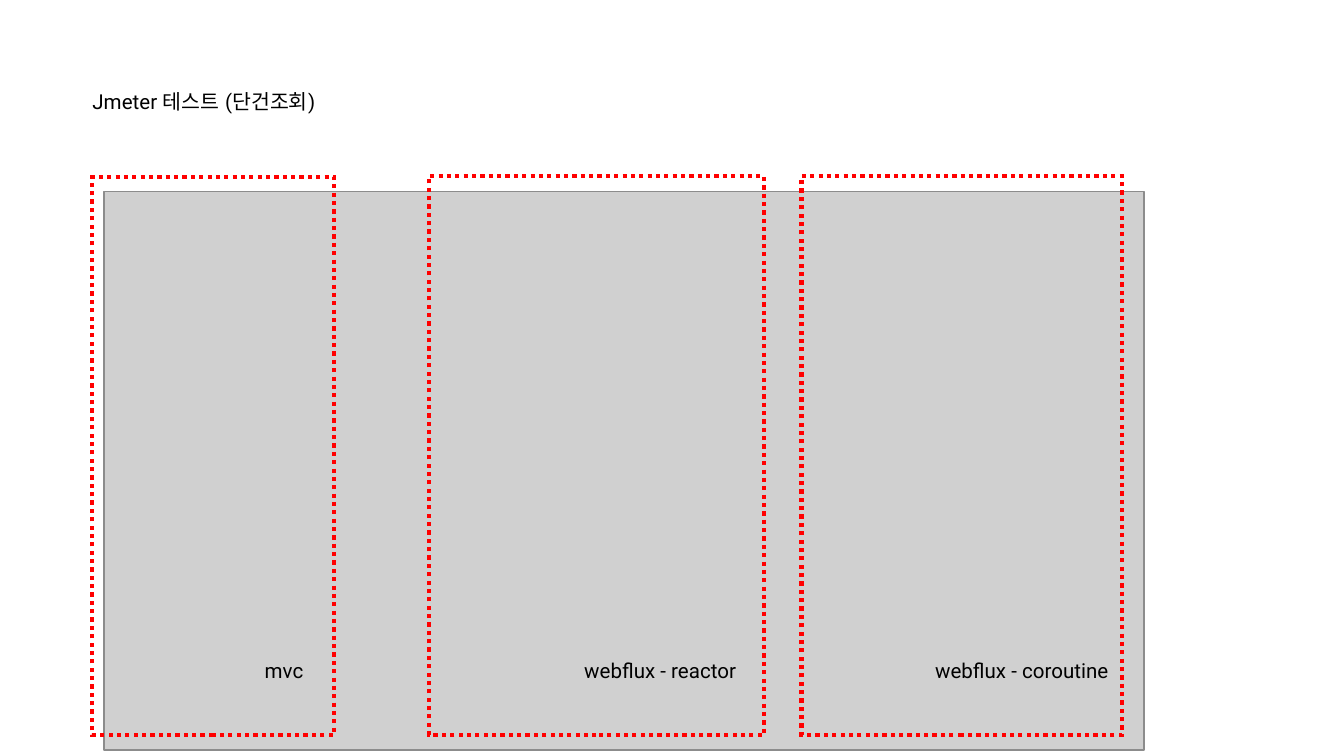
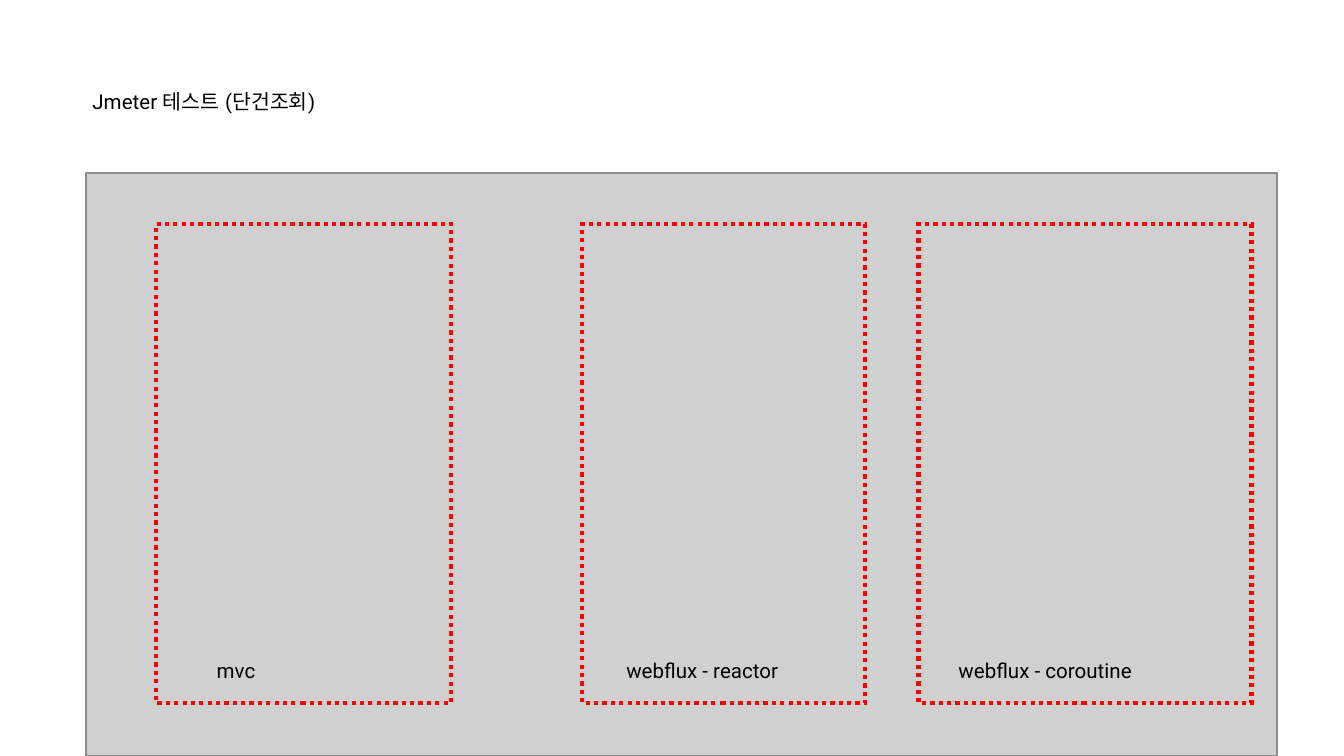
Before and after one commit to nayasis/fastcampus-hyper-webflux, a slide deck: slide 20 of 99.ppt/[Ch4-5. 비동기 서비스 부하 테스트.pptx (slide 19 before the commit). Drawn at 1344x756 pixels with LibreOffice and Linux fonts; fonts in the diff are those of the drawing; grey boxes stand for pictures; background and template pictures are left out. Boxes give left, top, right and bottom in pixels: in the first picture for what was removed or moved away, otherwise in the second. Text is boxed around its words. In the diff, an @@ line names an element or a change of style, - is before the commit and + after.

```diff
--- a/99.ppt/[Ch4-5. 비동기 서비스 부하 테스트.pptx
+++ b/99.ppt/[Ch4-5. 비동기 서비스 부하 테스트.pptx
@@ picture: place and size @@
-picture at [103, 192, 1144, 751]
+picture at [86, 173, 1277, 756]
@@ rectangle: place and size @@
-rectangle at [93, 176, 335, 735]
+rectangle at [156, 224, 452, 703]
@@ rectangle: place and size @@
-rectangle at [429, 176, 763, 735]
+rectangle at [582, 224, 866, 703]
@@ rectangle: place and size @@
-rectangle at [801, 176, 1121, 735]
+rectangle at [918, 224, 1251, 703]
@@ text "mvc": place and size @@
-text "mvc" at [265, 667, 304, 678]
+text "mvc" at [217, 667, 256, 678]
@@ text "webflux - reactor": place and size @@
-text "webflux - reactor" at [584, 662, 736, 678]
+text "webflux - reactor" at [626, 662, 778, 678]
@@ text "webflux - coroutine": place and size @@
-text "webflux - coroutine" at [935, 662, 1108, 678]
+text "webflux - coroutine" at [958, 662, 1131, 678]
```
Also in this commit, not shown: 9 other slides changed, 2 slides added.
